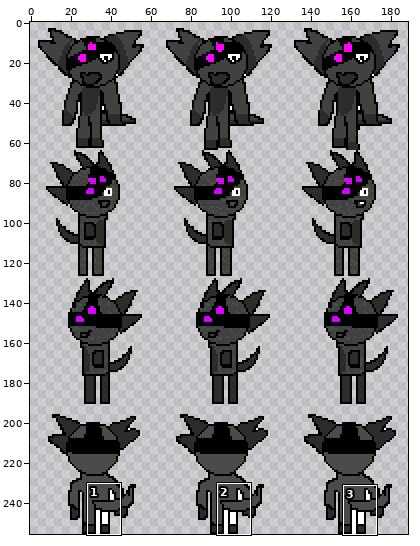
One commit to this sprite sheet: src/www/img/characters/$nc.png. The picture above shows the old version from afar; the outline marks the close-up.
Close-up. Old version:
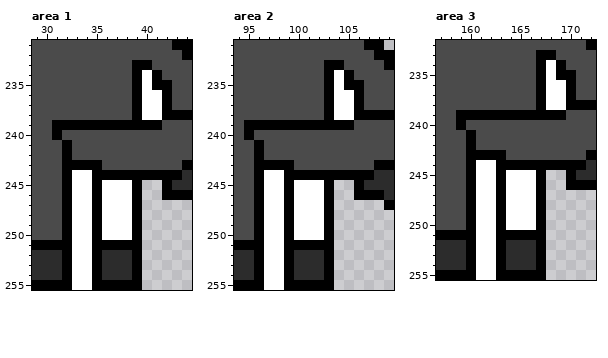
The file is 192x256 pixels. Colours within 5 levels of each other are drawn and written as one. Shown: area 1: x 29..44, y 231..255; area 2: x 94..109, y 231..255; area 3: x 157..172, y 232..255. The wide view leaves out empty margins. The commit also changed other parts of the picture, which this record leaves out.
After the commit:
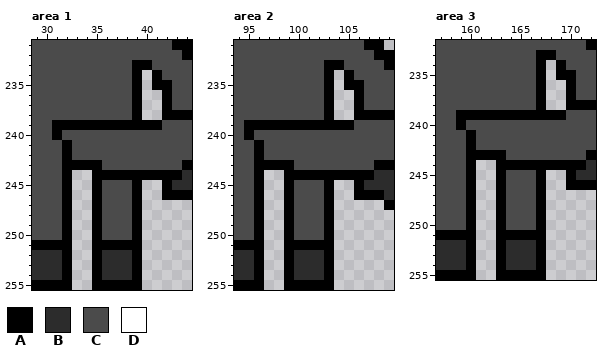
Palette (. is transparent): A #000000  B #2c2c2c  C #4b4b4b  D #ffffff
Changes in this commit:
--- area 1
@@ x 38..43 @@
 233 CAACCC
-234 CADACC
-235 CADAAC
-236 CADDAC
-237 CADDAC
-238 CADDAA
+234 CA.ACC
+235 CA.AAC
+236 CA..AC
+237 CA..AC
+238 CA..AA
 239 AAAACC
@@ x 31..40 @@
 243 CAAAACCCCC
-244 CADDAAAAAA
-245 CADDADDDA.
-246 CADDADDDA.
-247 CADDADDDA.
-248 CADDADDDA.
-249 CADDADDDA.
-250 CADDADDDA.
-251 AADDAAAAA.
-252 BADDABBBA.
-253 BADDABBBA.
-254 BADDABBBA.
-255 AADDAAAAA.
+244 CA..AAAAAA
+245 CA..ACCCA.
+246 CA..ACCCA.
+247 CA..ACCCA.
+248 CA..ACCCA.
+249 CA..ACCCA.
+250 CA..ACCCA.
+251 AA..AAAAA.
+252 BA..ABBBA.
+253 BA..ABBBA.
+254 BA..ABBBA.
+255 AA..AAAAA.
--- area 2
@@ x 102..107 @@
 233 CAACCC
-234 CADACC
-235 CADAAC
-236 CADDAC
-237 CADDAC
-238 CADDAA
+234 CA.ACC
+235 CA.AAC
+236 CA..AC
+237 CA..AC
+238 CA..AA
 239 AAAACC
@@ x 95..104 @@
 243 CAAAACCCCC
-244 CADDAAAAAA
-245 CADDADDDA.
-246 CADDADDDA.
-247 CADDADDDA.
-248 CADDADDDA.
-249 CADDADDDA.
-250 CADDADDDA.
-251 AADDAAAAA.
-252 BADDABBBA.
-253 BADDABBBA.
-254 BADDABBBA.
-255 AADDAAAAA.
+244 CA..AAAAAA
+245 CA..ACCCA.
+246 CA..ACCCA.
+247 CA..ACCCA.
+248 CA..ACCCA.
+249 CA..ACCCA.
+250 CA..ACCCA.
+251 AA..AAAAA.
+252 BA..ABBBA.
+253 BA..ABBBA.
+254 BA..ABBBA.
+255 AA..AAAAA.
--- area 3
@@ x 166..171 @@
 233 CAACCC
-234 CADACC
-235 CADAAC
-236 CADDAC
-237 CADDAC
-238 CADDAA
+234 CA.ACC
+235 CA.AAC
+236 CA..AC
+237 CA..AC
+238 CA..AA
 239 AAAACC
@@ x 159..168 @@
 243 CAAAACCCCC
-244 CADDAAAAAA
-245 CADDADDDA.
-246 CADDADDDA.
-247 CADDADDDA.
-248 CADDADDDA.
-249 CADDADDDA.
-250 CADDADDDA.
-251 AADDAAAAA.
-252 BADDABBBA.
-253 BADDABBBA.
-254 BADDABBBA.
-255 AADDAAAAA.
+244 CA..AAAAAA
+245 CA..ACCCA.
+246 CA..ACCCA.
+247 CA..ACCCA.
+248 CA..ACCCA.
+249 CA..ACCCA.
+250 CA..ACCCA.
+251 AA..AAAAA.
+252 BA..ABBBA.
+253 BA..ABBBA.
+254 BA..ABBBA.
+255 AA..AAAAA.
Where, in picture pixels (left, top, right, bottom), the same in both close-ups:
erased: (142, 70, 162, 120)
changed: (72, 170, 132, 290)
erased: (334, 70, 354, 120)
changed: (264, 170, 324, 290)
erased: (546, 60, 566, 110)
changed: (476, 160, 536, 280)
